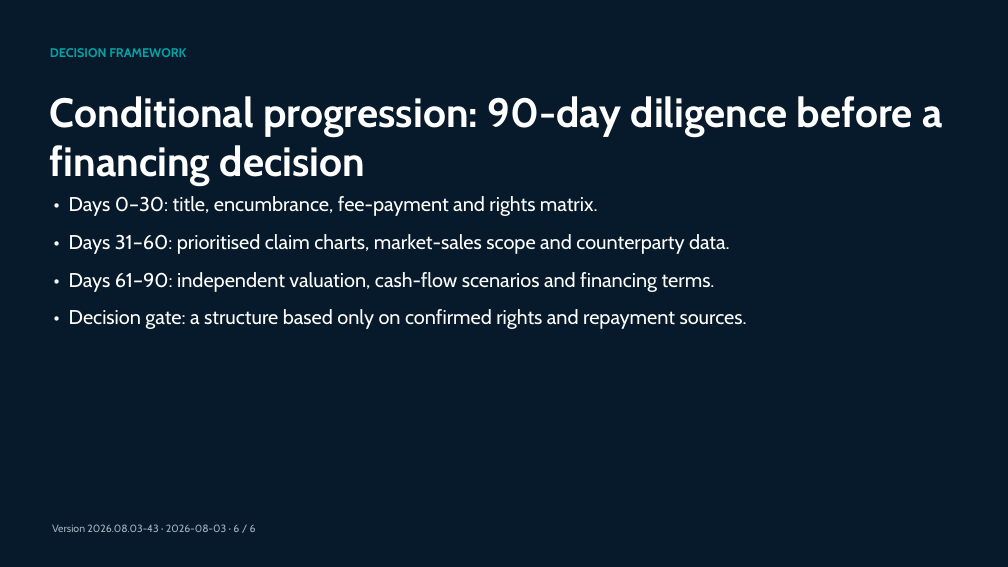
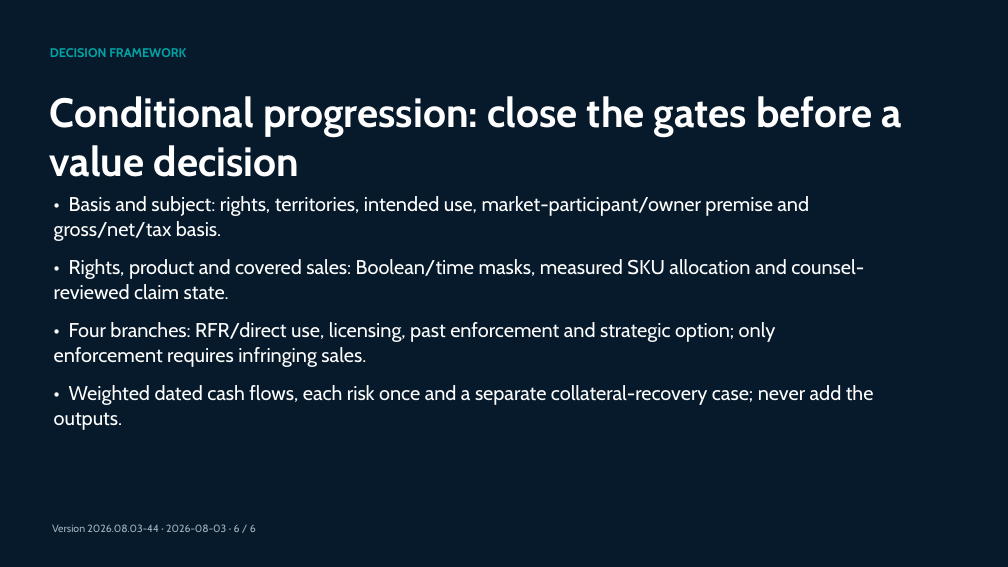
Before and after one commit to jounirautio78-ops/pixan-global-market-evidence-public, a slide deck: slide 6 of site/downloads/pixan-bank-deck-short-en.pptx. Drawn at 1008x567 pixels with LibreOffice and Linux fonts; fonts in the diff are those of the drawing. Boxes give left, top, right and bottom in pixels: in the first picture for what was removed or moved away, otherwise in the second. Text is boxed around its words. In the diff, an @@ line names an element or a change of style, - is before the commit and + after.

Commit message:
Publish v44 patent valuation control and lender package (#40)
Pivot the public Evidence Center, bilingual dashboard, decks and Evidence Registers to a fail-closed, premise-specific patent valuation objective.

```diff
--- a/site/downloads/pixan-bank-deck-short-en.pptx
+++ b/site/downloads/pixan-bank-deck-short-en.pptx
@@ text at box(50, 96, 901, 177): text changed @@
-Conditional progression: 90-day diligence before a financing decision
+Conditional progression: close the gates before a value decision
@@ text at box(54, 196, 874, 430): text changed @@
-• Days 0–30: title, encumbrance, fee-payment and rights matrix.
-• Days 31–60: prioritised claim charts, market-sales scope and counterparty data.
-• Days 61–90: independent valuation, cash-flow scenarios and financing terms.
-• Decision gate: a structure based only on confirmed rights and repayment sources.
+• Basis and subject: rights, territories, intended use, market-participant/owner premise and gross/net/tax basis.
+• Rights, product and covered sales: Boolean/time masks, measured SKU allocation and counsel-reviewed claim state.
+• Four branches: RFR/direct use, licensing, past enforcement and strategic option; only enforcement requires infringing sales.
+• Weighted dated cash flows, each risk once and a separate collateral-recovery case; never add the outputs.
@@ text at box(52, 524, 256, 532): text changed @@
-Version 2026.08.03-43 · 2026-08-03 · 6 / 6
+Version 2026.08.03-44 · 2026-08-03 · 6 / 6
```
Also in this commit, not shown: 5 other slides changed, 43 other files.
